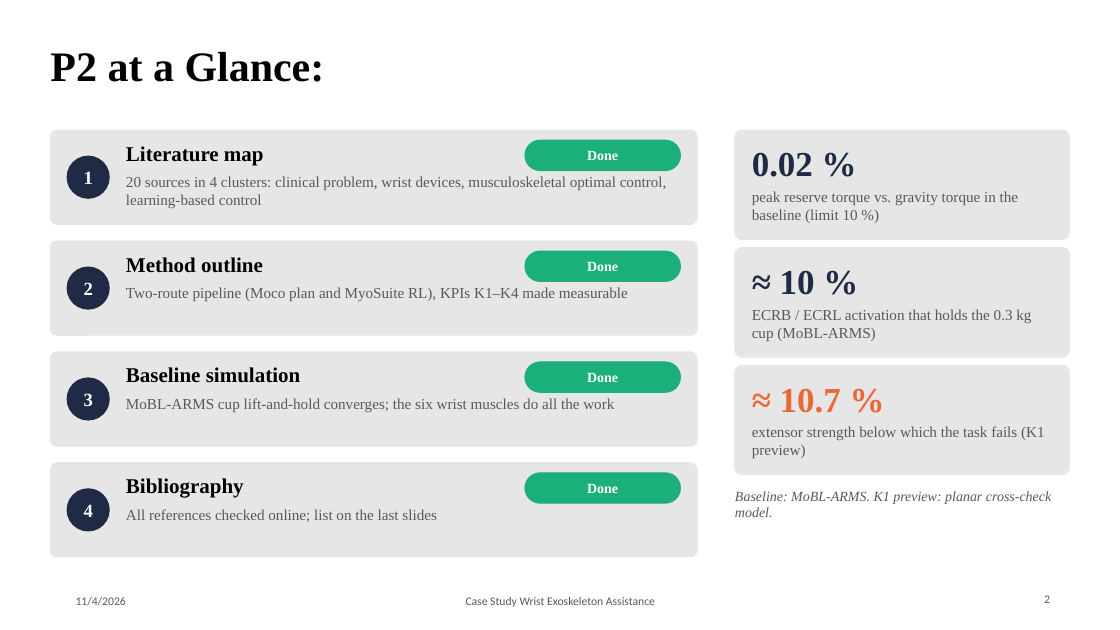
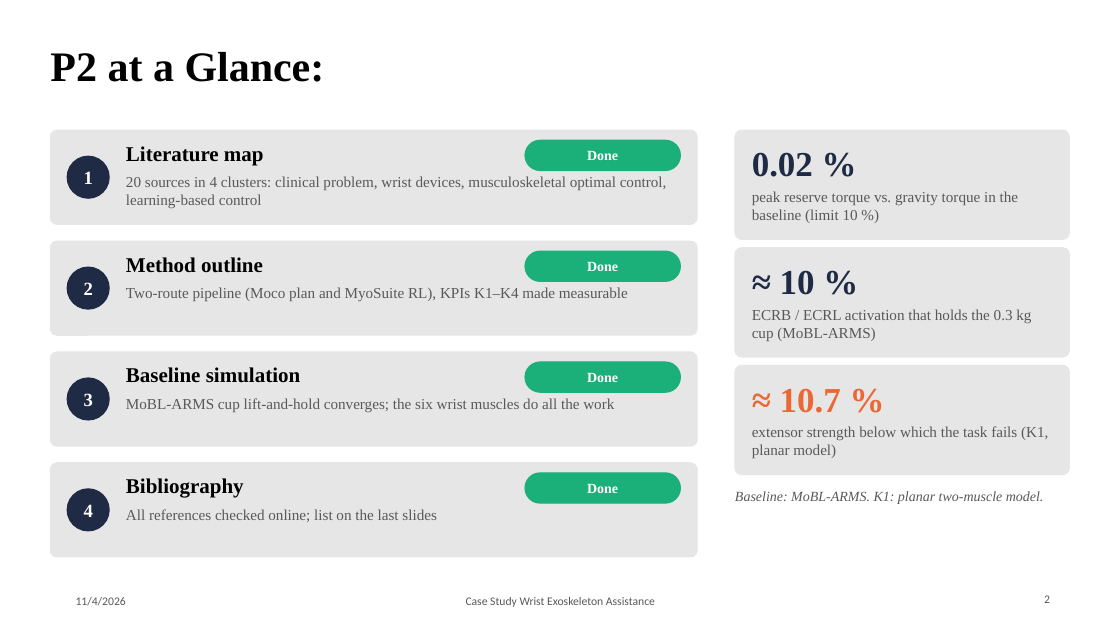
Before and after one commit to Rationaliser/wrist-exo-assist-sim, a slide deck: slide 2 of presentation/P2_Team7_Wrist_Exo_Baseline.pptx. Drawn at 1120x630 pixels with LibreOffice and Linux fonts; fonts in the diff are those of the drawing; background and template pictures are left out. Boxes give left, top, right and bottom in pixels: in the first picture for what was removed or moved away, otherwise in the second. Text is boxed around its words. In the diff, an @@ line names an element or a change of style, - is before the commit and + after.

```diff
--- a/presentation/P2_Team7_Wrist_Exo_Baseline.pptx
+++ b/presentation/P2_Team7_Wrist_Exo_Baseline.pptx
@@ text at <box>752,426,1048,458</box>: text changed @@
-extensor strength below which the task fails (K1 preview)
+extensor strength below which the task fails (K1, planar model)
@@ text at <box>735,491,1044,504</box>: text changed @@
-Baseline: MoBL-ARMS. K1 preview: planar cross-check model.
+Baseline: MoBL-ARMS. K1: planar two-muscle model.
```
Also in this commit, not shown: 5 other slides changed, 44 other files.
